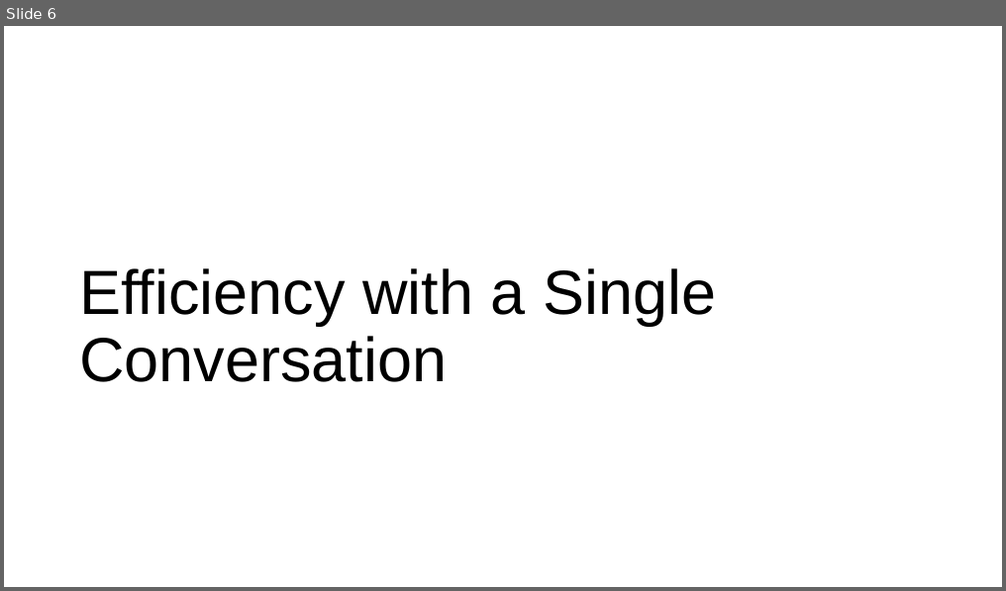
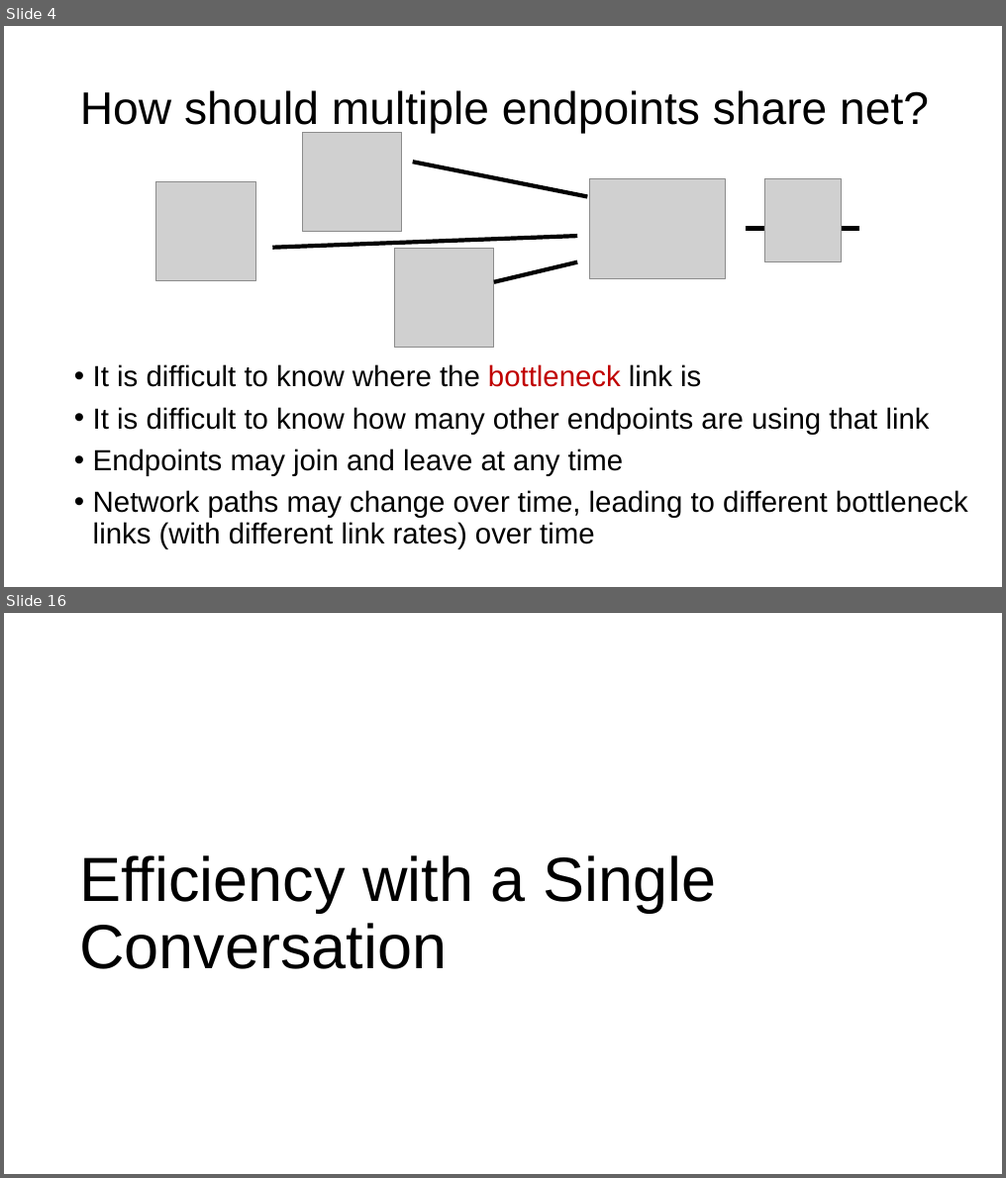
Before and after one commit to ngsrinivas/coursegen, a slide deck: ex/352-S21/staging/352-S21/lectures/transport-tcp-congestion-control-1.pptx. Shown one above the other, each under a label of ours: slide 6 before the commit, slides 4 and 16 after it; the slides between them are not shown. The pictures are 1006x591 and 1006x1178 pixels, drawn with LibreOffice and Linux fonts; fonts in the diff are those of the drawing; grey boxes stand for pictures. Boxes give left, top, right and bottom in pixels: in the first picture for what was removed or moved away, otherwise in the second. Text is boxed around its words. In the diff, an @@ line names an element or a change of style, - is before the commit and + after.

```diff
--- a/ex/352-S21/staging/352-S21/lectures/transport-tcp-congestion-control-1.pptx
+++ b/ex/352-S21/staging/352-S21/lectures/transport-tcp-congestion-control-1.pptx
@@ slide 4 added at box(4, 26, 1002, 587), background #FFFFFF @@
@@ title added at box(80, 90, 929, 134), 44 pt, text #000000 @@
+How should multiple endpoints share net?
@@ picture added at box(302, 132, 402, 232) @@
@@ line added from (413, 162) to (588, 196), #000000 4 pt @@
@@ picture added at box(156, 181, 256, 281) @@
@@ picture added at box(590, 179, 725, 279) @@
@@ picture added at box(764, 179, 842, 263) @@
@@ line added from (746, 229) to (860, 229), #000000 4 pt @@
@@ line added from (272, 248) to (577, 236), #000000 4 pt @@
@@ picture added at box(394, 249, 494, 348) @@
@@ line added from (494, 282) to (577, 263), #000000 4 pt @@
@@ text added at box(93, 365, 968, 550), 28 pt, text #000000 @@
+• It is difficult to know where the bottleneck link is
+• It is difficult to know how many other endpoints are using that link
+• Endpoints may join and leave at any time
+• Network paths may change over time, leading to different bottleneck links (with different link rates) over time
@@ what was slide 6 is now slide 16 @@
```
Also in this commit, not shown: 4 slides changed, 11 other slides added, 2 slides removed, 4 other files.
